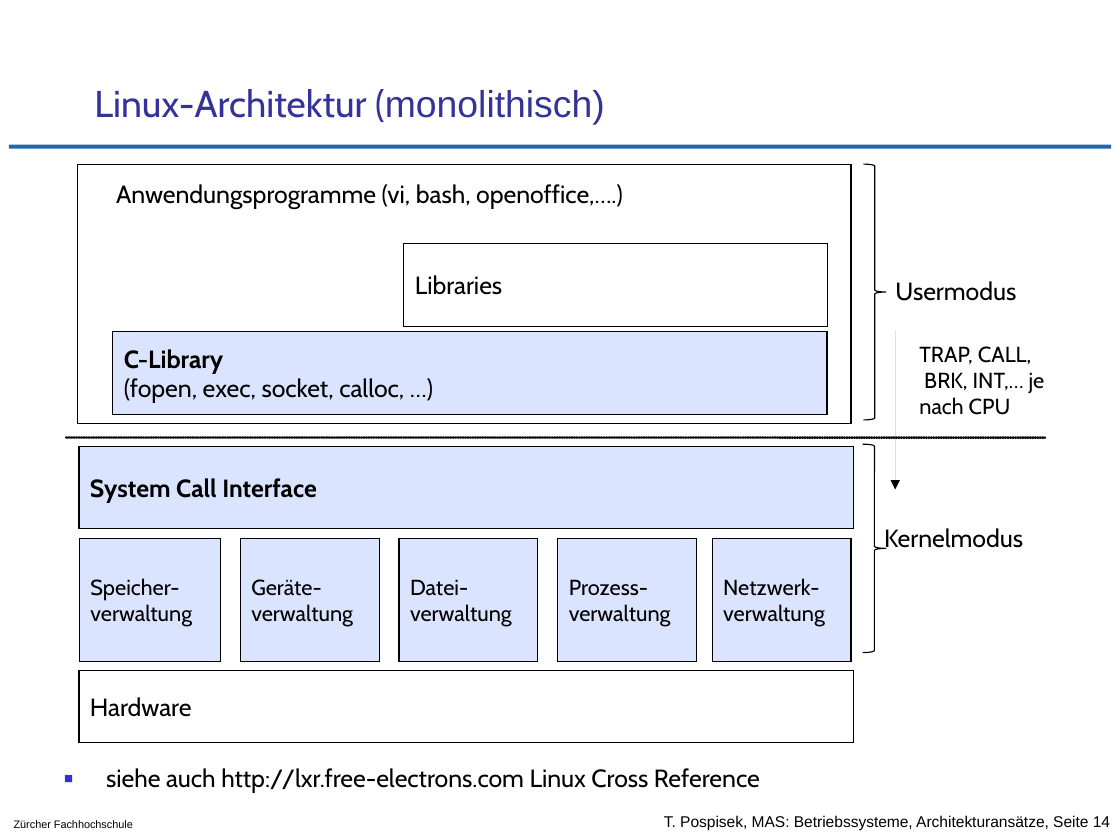
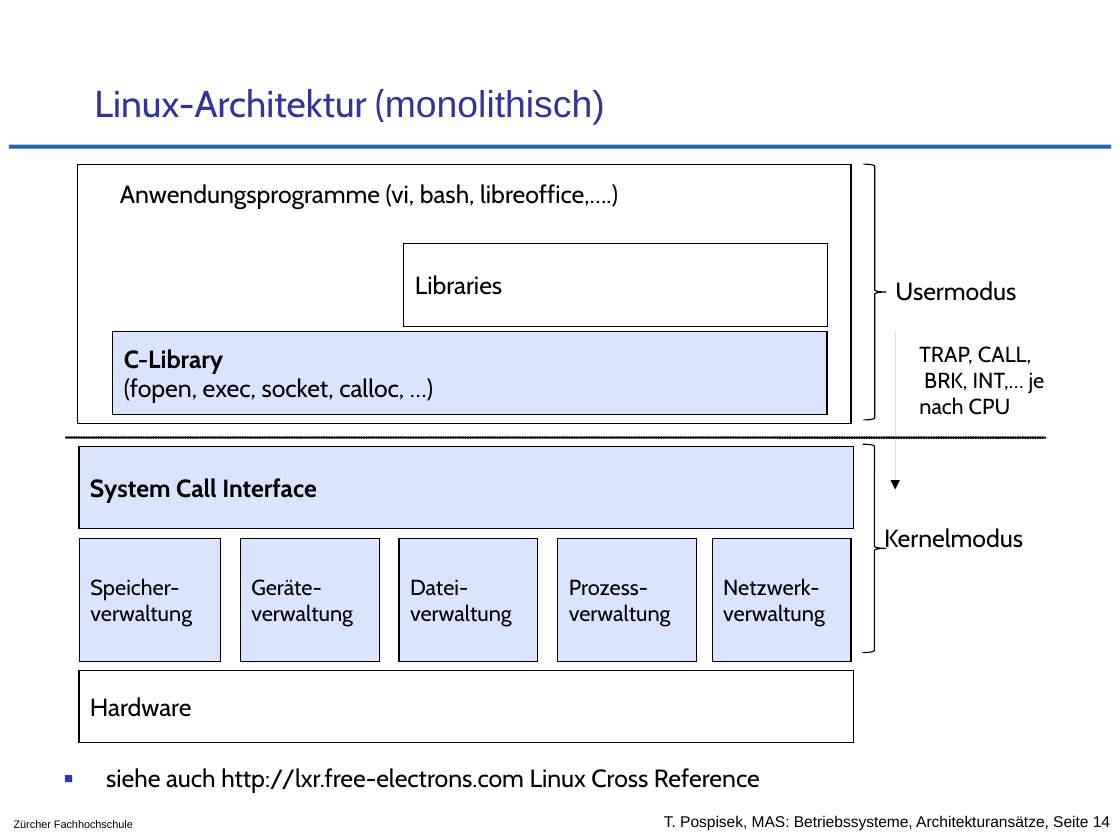
Before and after one commit to tpo/betriebssysteme, a slide deck: slide 14 of 02-2_Architekturansätze.odp. Drawn at 1120x840 pixels with LibreOffice and Linux fonts; fonts in the diff are those of the drawing; background and template pictures are left out. Boxes give left, top, right and bottom in pixels: in the first picture for what was removed or moved away, otherwise in the second. Text is boxed around its words. In the diff, an @@ line names an element or a change of style, - is before the commit and + after.

Commit message:
kleine Änderungen
S.14 OpenOffice -> Libreoffice
S.33 Windows Azure rausgenommen, da dieser Begriff nicht mehr spezifisch ist

```diff
--- a/02-2_Architekturansätze.odp
+++ b/02-2_Architekturansätze.odp
@@ text at box(120, 184, 618, 208): text changed @@
-Anwendungsprogramme (vi, bash, openoffice,….)
+Anwendungsprogramme (vi, bash, libreoffice,….)
```
Also in this commit, not shown: 1 other slide changed, 1 other file.
